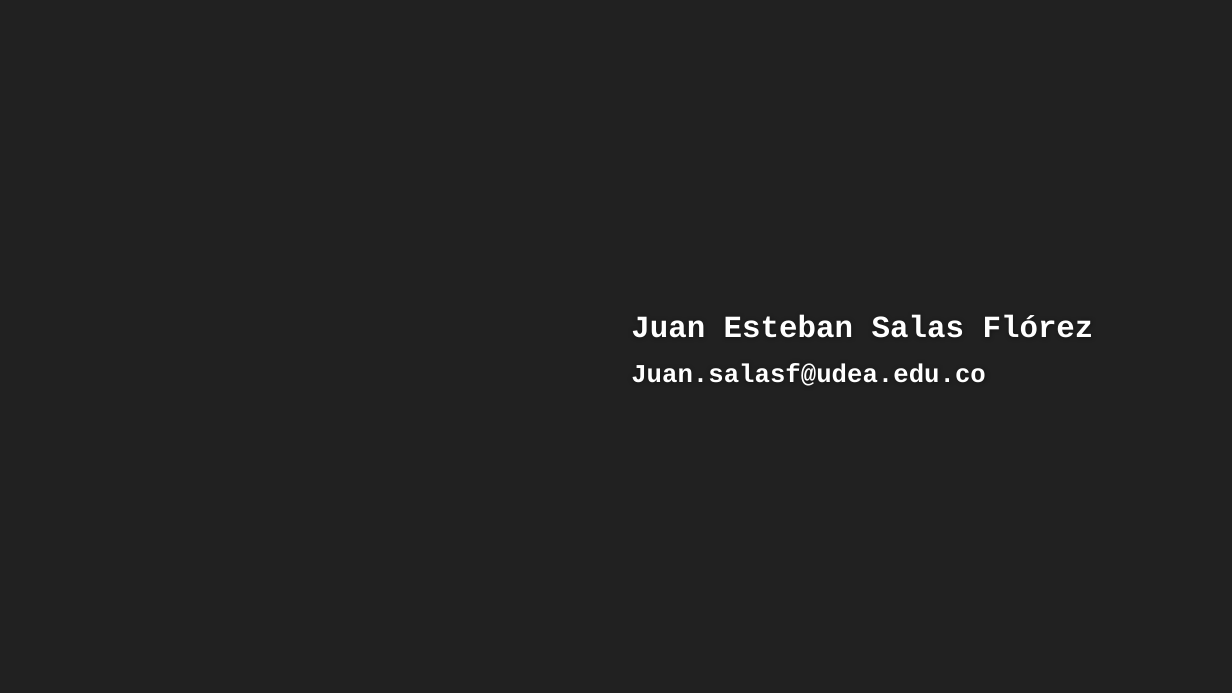
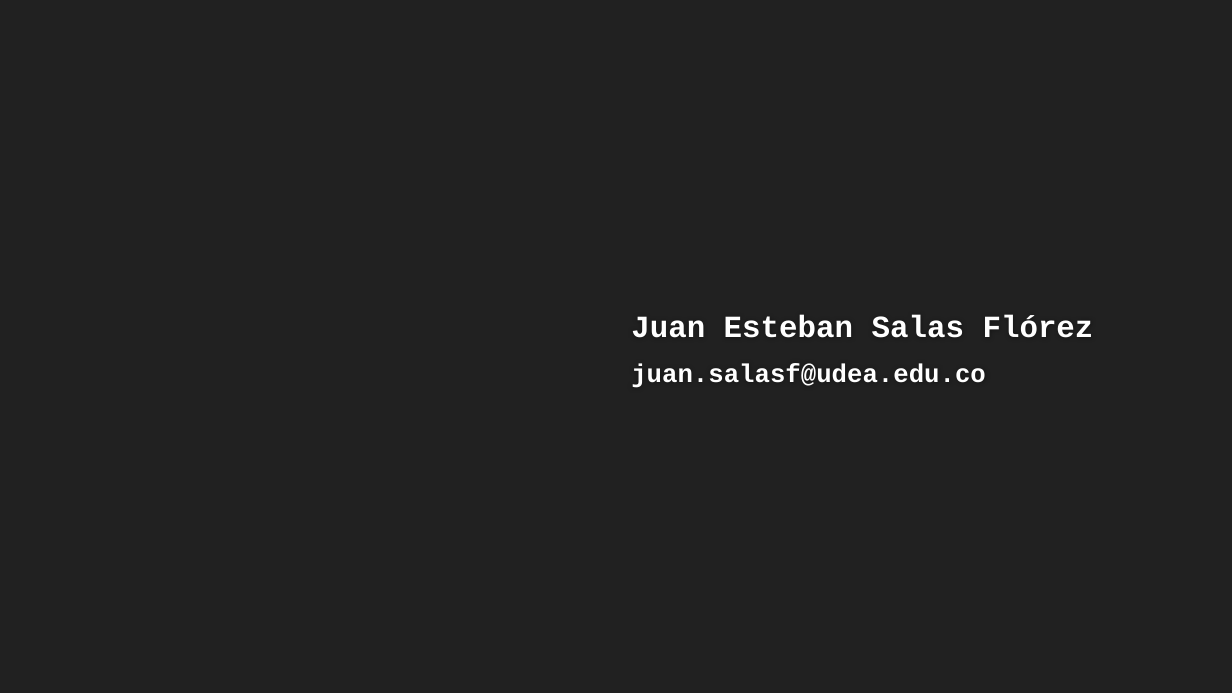
Before and after one commit to estebansalas18/Principios-DWKY, a slide deck: slide 19 of Principios DRY, KISS, WET, YAGNI.pptx. Drawn at 1232x693 pixels with LibreOffice and Linux fonts; fonts in the diff are those of the drawing; background and template pictures are left out. Boxes give left, top, right and bottom in pixels: in the first picture for what was removed or moved away, otherwise in the second. Text is boxed around its words. In the diff, an @@ line names an element or a change of style, - is before the commit and + after.

```diff
--- a/Principios DRY, KISS, WET, YAGNI.pptx
+++ b/Principios DRY, KISS, WET, YAGNI.pptx
@@ text at [631,363,986,388]: text changed @@
-Juan.salasf@udea.edu.co
+juan.salasf@udea.edu.co
```
Also in this commit, not shown: 5 other slides changed.
